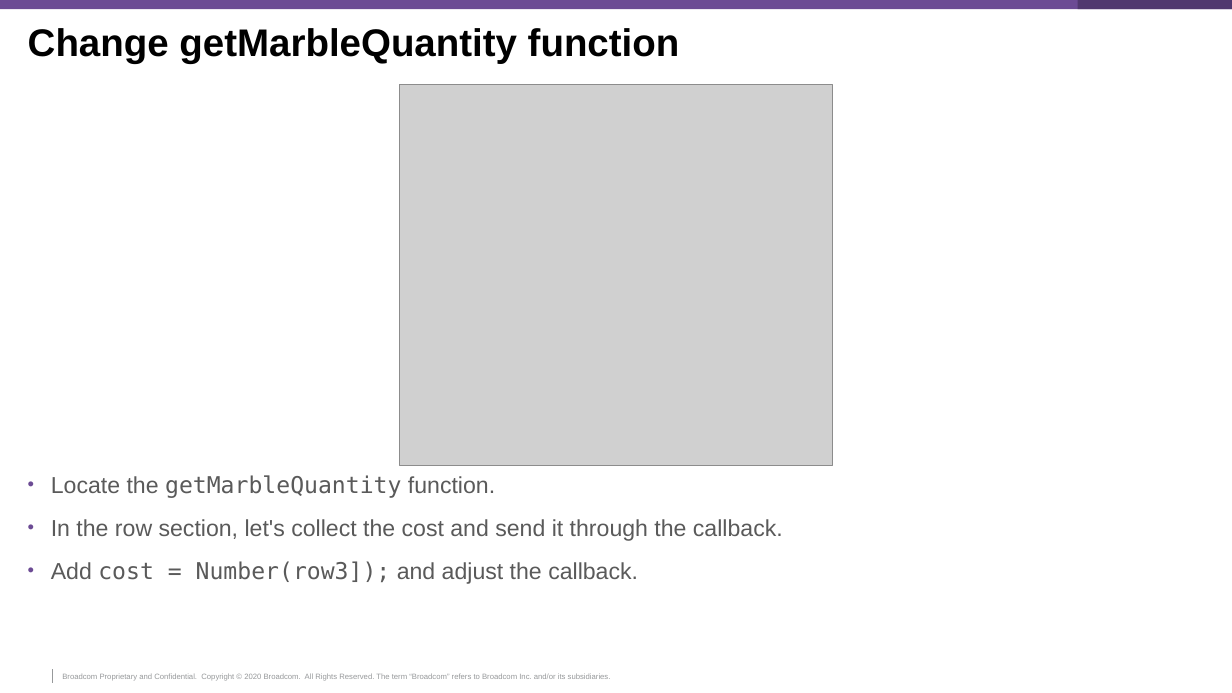
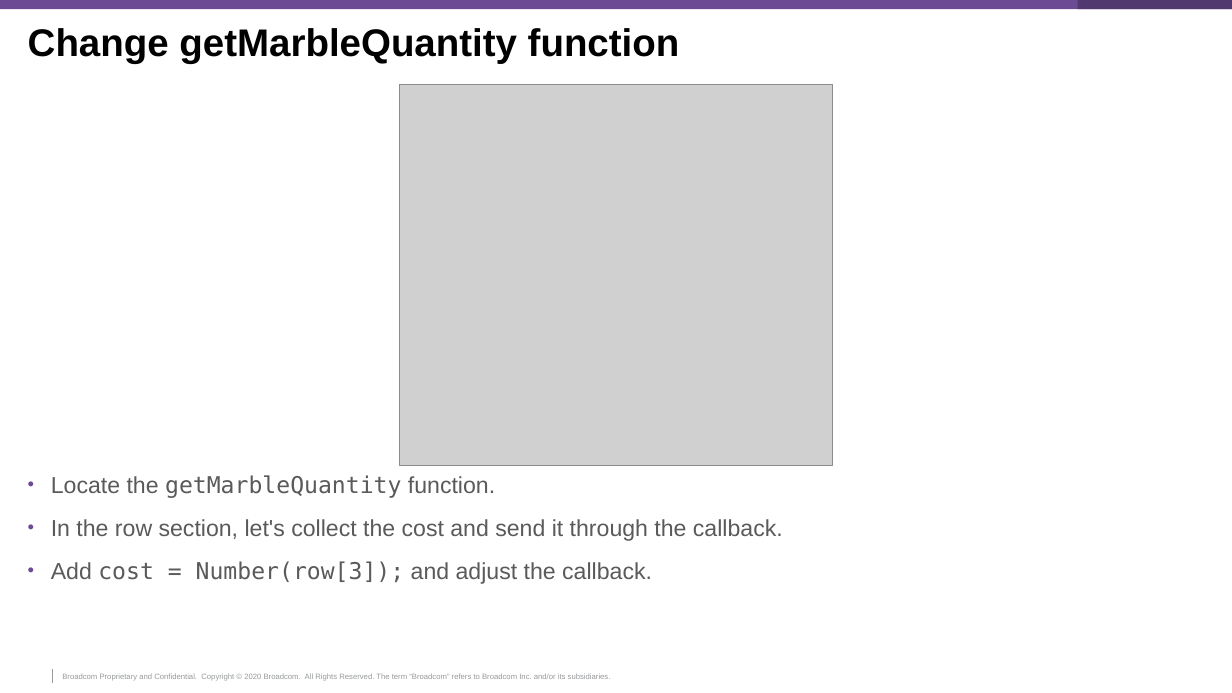
Before and after one commit to McQuitty-Broadcom/Zowe-DevOps-A-01, a slide deck: slide 67 of .workshop/DevOps-Workshop.pptx. Drawn at 1232x693 pixels with LibreOffice and Linux fonts; fonts in the diff are those of the drawing; grey boxes stand for pictures; background and template pictures are left out. Boxes give left, top, right and bottom in pixels: in the first picture for what was removed or moved away, otherwise in the second. Text is boxed around its words. In the diff, an @@ line names an element or a change of style, - is before the commit and + after.

Commit message:
Updating PPT

```diff
--- a/.workshop/DevOps-Workshop.pptx
+++ b/.workshop/DevOps-Workshop.pptx
@@ text at box(51, 561, 652, 584): text changed @@
-• Add cost = Number(row3]); and adjust the callback.
+• Add cost = Number(row[3]); and adjust the callback.
```
